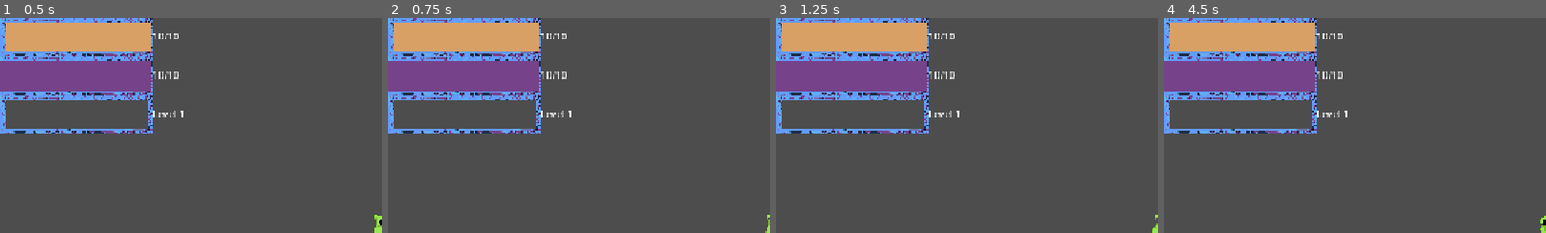
Above: before the commit, frames 1-4 (left to right).
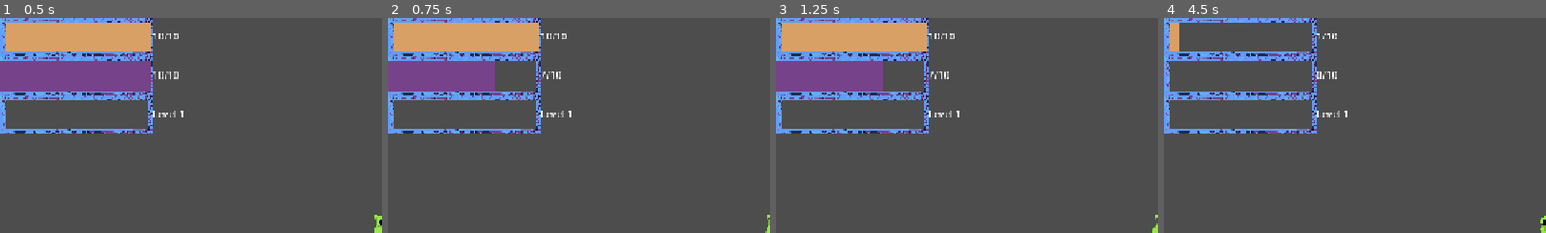
Above: after the commit, the same moments.

Repository: BigGaetan/Doom-rogue-like
Game: Godot game, scene res://scenes/level.tscn
Two runs of this game, one before a commit and one after it. Both use one fixed random seed, a clock stepped at 60 frames per second and the inputs below.
Inputs:
- Up to frame 1 (0.5 s): no input
- Up to frame 2 (0.75 s): tap Enter (ui_accept) at 0.5 s; hold Right (ui_right) from 0.53 s (still down); tap E (cast_spell) at 0.6 s
- Up to frame 3 (1.25 s): keep holding Right (ui_right); tap Enter (ui_accept) at 0.77 s
- Up to frame 4 (4.5 s): tap E (cast_spell) every 0.75 s from 1.35 to 4.35 s; tap Enter (ui_accept) at 1.52, 3.02, 3.77 s; release Right (ui_right) at 2.03 s; hold Left (ui_left) 2.03-2.78 s; hold Right (ui_right) 2.78-4.28 s; hold Left (ui_left) from 4.28 s (still down)
The pictures show only the part of the screen within x 0-50%, y 0-50%; the shares and areas given below are measured in that part.

Frame 1 is identical in both runs. In frame 2, 1.8% of the frame differs, in the area x 28-47%, y 20-35%; in frame 3, 1.8%; in frame 4, 11%, in the area x 0-47%, y 2-35%.

Commit message:
add fireball need animation now

Diff:
--- a/scripts/player.gd
+++ b/scripts/player.gd
@@ -56,9 +56,6 @@
 
 	if Input.is_action_just_pressed("ui_up"):
 		take_damage(1)
-
-	if Input.is_action_just_pressed("ui_down"):
-		reduce_mana(3)
 
 	if Input.is_action_just_pressed("cast_spell") and not is_casting:
 		start_cast()
@@ -122,6 +119,7 @@
 
 func start_cast():
 	is_casting = true
+	reduce_mana(3)
 	cast_timer = cast_time
 	#play_anim("cast") besoin de rajouter l'animation de cast
 
